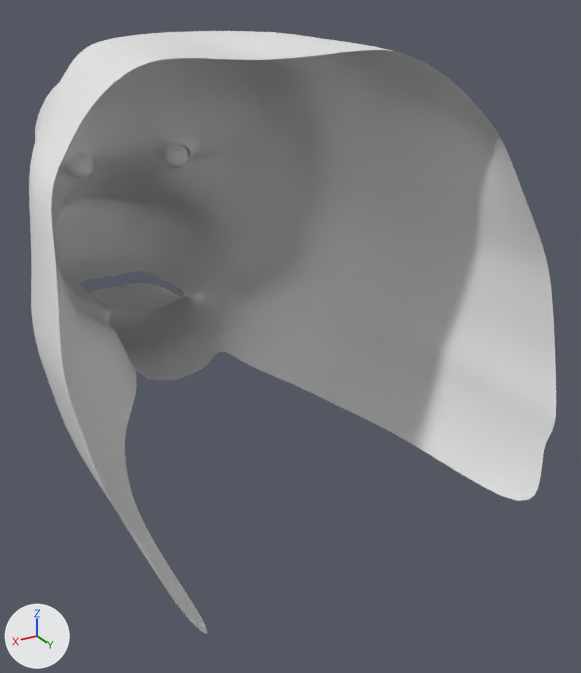
Before and after pictures for a commit that changed the Blender file German Shepherd Dog.blend.
One viewpoint serves both versions: a 50 mm camera at (1.28, 1.92, 2.01) aimed at (-0.3, -0.71, 0.69). Lighting does not change. The marker at lower left points along +X, +Y and +Z.

Script lines for the objects in view, before the commit:
```python
me_plane_001 = bpy.data.meshes.new('Plane.001')
me_plane_001.from_pydata(...)  # 276 vertices, 243 faces; spans x -5.5..0.0, y -2.7..7.3, z -0.3..18.0
# before: 52 (-0.6, -0.5, 0.7), 55 (-1.0, -0.7, 1.4)
# before: 172 (-2.0, -0.5, 3.5)
me_plane_002 = bpy.data.meshes.new('Plane.002')
me_plane_002.from_pydata(...)  # a UV sphere (24 segments, 10 rings, poles along y) spanning x -1.845..-1.098, y 3.191..3.938, z 5.123..5.871
me_plane_002.polygons.foreach_set('use_smooth', [True] * 240)
ob_dog = bpy.data.objects.new('Dog', me_plane_001)
ob_dog.location = (-0.029, -2.489, 0.731)
ob_dog.rotation_euler = (1.571, 0.0, 3.142)  # degrees (90, 0, 180)
ob_dog.scale = (0.158, 0.158, 0.158)
_m = ob_dog.modifiers.new('Mirror', 'MIRROR')
_m.use_clip = True
_m = ob_dog.modifiers.new('Subdivision', 'SUBSURF')
ob_eye = bpy.data.objects.new('eYE', me_plane_002)
ob_eye.location = (-0.014, -2.555, 0.722)
ob_eye.rotation_euler = (1.571, 0.0, 3.142)  # degrees (90, 0, 180)
ob_eye.scale = (0.158, 0.158, 0.158)
_m = ob_eye.modifiers.new('Mirror', 'MIRROR')
_m.use_clip = True
_m = ob_eye.modifiers.new('Subdivision', 'SUBSURF')
```
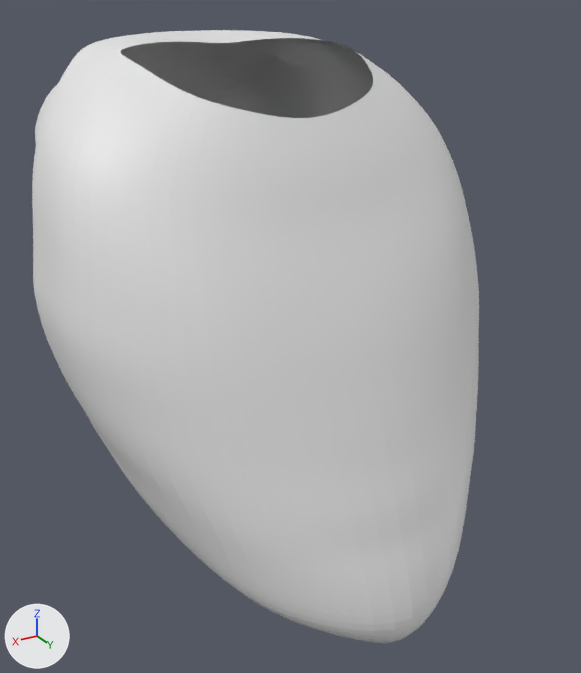
Commit message: Starting to extrude the body

Location of each change, (x1, y1, x2, y2) in pixels of the pictures (581 x 673 px; the box of a moved part takes in the faces that stretch with it):
'Dog', reshaped (15% narrower)
    before: (29, 31, 556, 634)
    after: (32, 30, 479, 643)
part 1 of me_plane_001, moved or reshaped (not visible afterwards)
    before: (55, 216, 154, 281)
part 2 of me_plane_001, built on
    before: (29, 31, 556, 634)
    after: (32, 30, 479, 643)
part 3 of me_plane_001, moved or reshaped (not visible afterwards)
    before: (59, 249, 198, 300)

The edits, one by one:
me_plane_001 is used by ob_dog; location (-0.029, -2.489, 0.731); rotation (1.571, 0.0, 3.142), in degrees (90, 0, 180); scale (0.158, 0.158, 0.158).
Verts and faces of me_plane_001; kept vertices keep their numbers, new ones are numbered from 276.
me_plane_001 had 276 vertices, 243 faces and spanned x -5.5..0.0, y -2.7..7.3, z -0.3..18.0.
me_plane_001 now has 326 vertices, 290 faces and spans x -4.9..0.0, y -4.2..7.3, z -0.3..19.0.
Part 1, on me_plane_001:
Vertex 52 moves to (-0.5, -0.5, 0.7).
Vertex 55 moves to (-0.9, -0.8, 1.4).
Part 2, on me_plane_001:
17 vertices are removed from x -5.5..0.0, y -2.5..7.1, z 12.2..18.0.
22 faces are deleted.
3 vertices in x -5.1..-4.0, y -1.1..5.5, z 11.6..12.6 move by (0.2, 0.0, -0.5).
38 vertices move from x -5.5..0.0, y -2.6..7.2, z 7.0..14.7 to x -4.9..0.0, y -3.3..7.2, z 7.1..14.9.
67 vertices are added at x -4.9..0.0, y -4.2..7.2, z 8.5..19.0.
69 new faces join them.
Part 3, on me_plane_001:
Vertex 172 moves to (-1.7, -0.6, 3.5).
